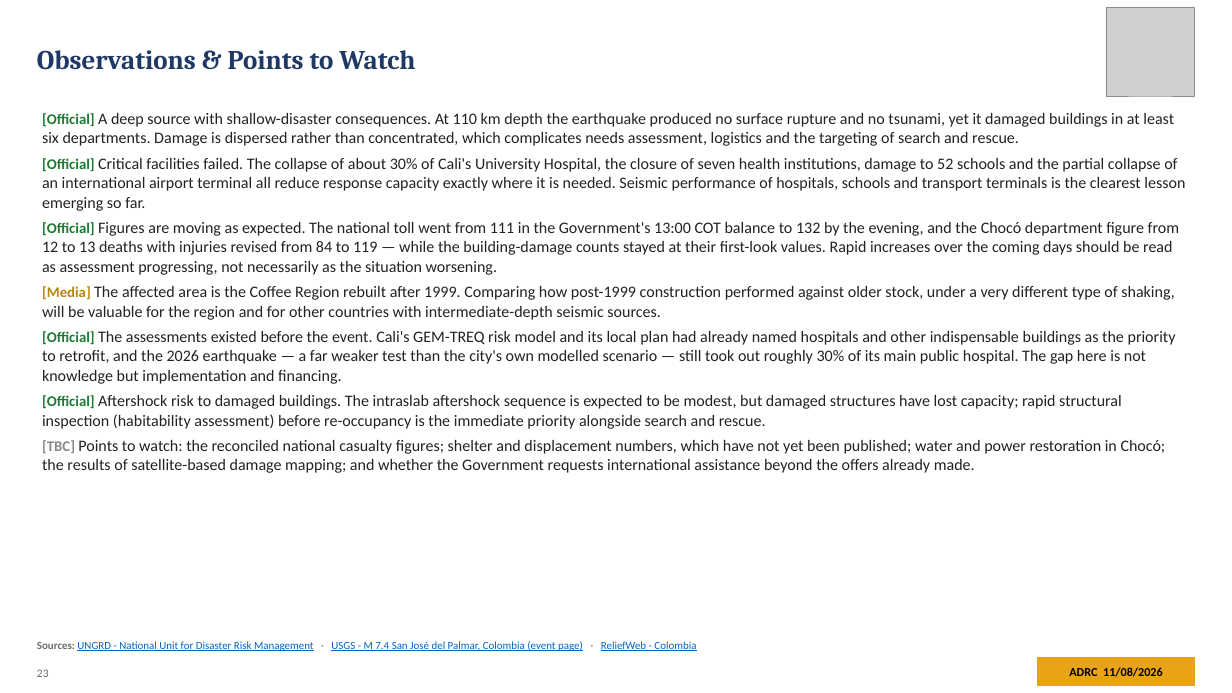
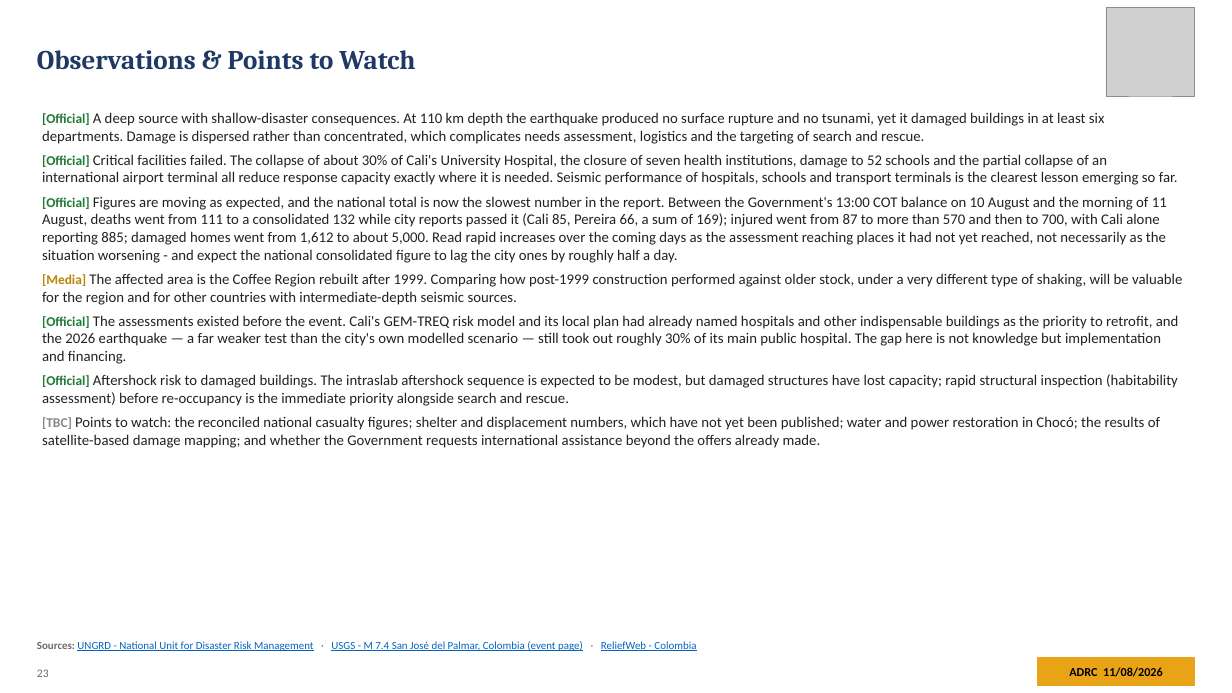
Before and after one commit to kochobi-max/whatsmap, a slide deck: slide 23 of reports/colombia_eq_20260810/output/ADRC_EQ_COL_Choco_20260810_EN.pptx. Drawn at 1232x693 pixels with LibreOffice and Linux fonts; fonts in the diff are those of the drawing; grey boxes stand for pictures. Boxes give left, top, right and bottom in pixels: in the first picture for what was removed or moved away, otherwise in the second. Text is boxed around its words. In the diff, an @@ line names an element or a change of style, - is before the commit and + after.

```diff
--- a/reports/colombia_eq_20260810/output/ADRC_EQ_COL_Choco_20260810_EN.pptx
+++ b/reports/colombia_eq_20260810/output/ADRC_EQ_COL_Choco_20260810_EN.pptx
@@ text at (42,112,1182,448): size 11.5 to 10.5 pt in "[Official]", "[Official]", "[Media]", "[Official]" and 2 more places; size 12.5 to 11.5 pt in "A deep source with shallow-disaster consequences. At ...", "Critical facilities failed. The collapse of about ...", "The affected area is the Coffee Region ...", "The assessments existed before the event. Cali's ..." and 2 more places @@
@@ text at (42,196,1167,263): text changed; size 12.5 to 11.5 pt @@
-• [Official] Figures are moving as expected. The national toll went from 111 in the Government's 13:00 COT balance to 132 by the evening, and the Chocó department figure from 12 to 13 deaths with injuries revised from 84 to 119 — while the building-damage counts stayed at their first-look values. Rapid increases over the coming days should be read as assessment progressing, not necessarily as the situation worsening.
+• [Official] Figures are moving as expected, and the national total is now the slowest number in the report. Between the Government's 13:00 COT balance on 10 August and the morning of 11 August, deaths went from 111 to a consolidated 132 while city reports passed it (Cali 85, Pereira 66, a sum of 169); injured went from 87 to more than 570 and then to 700, with Cali alone reporting 885; damaged homes went from 1,612 to about 5,000. Read rapid increases over the coming days as the assessment reaching places it had not yet reached, not necessarily as the situation worsening - and expect the national consolidated figure to lag the city ones by roughly half a day.
```
Also in this commit, not shown: 9 other slides changed, 7 other files.
